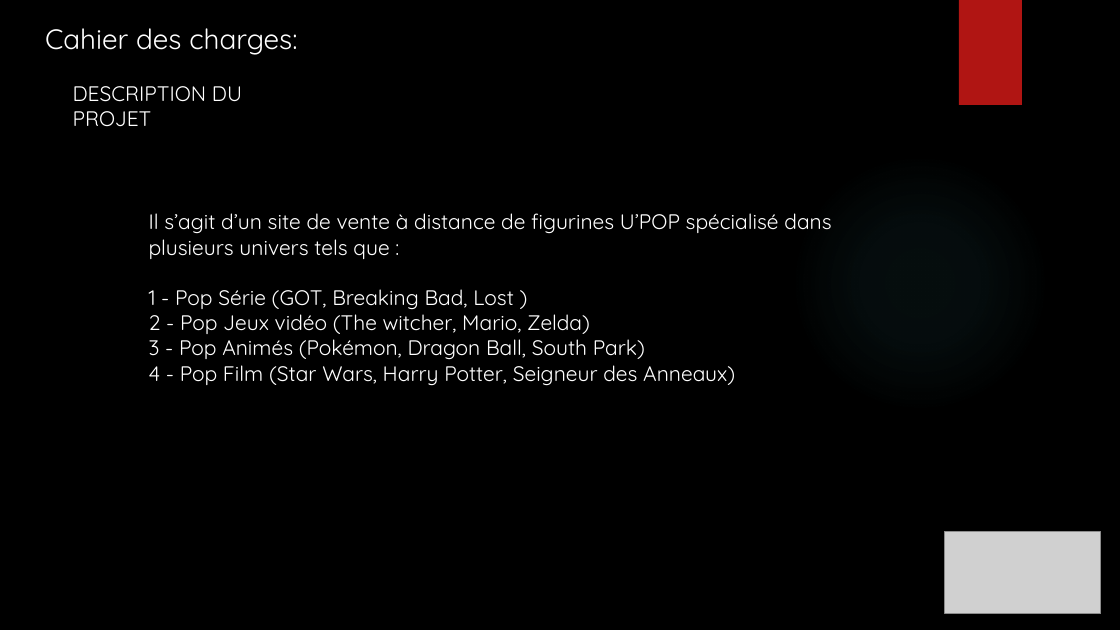
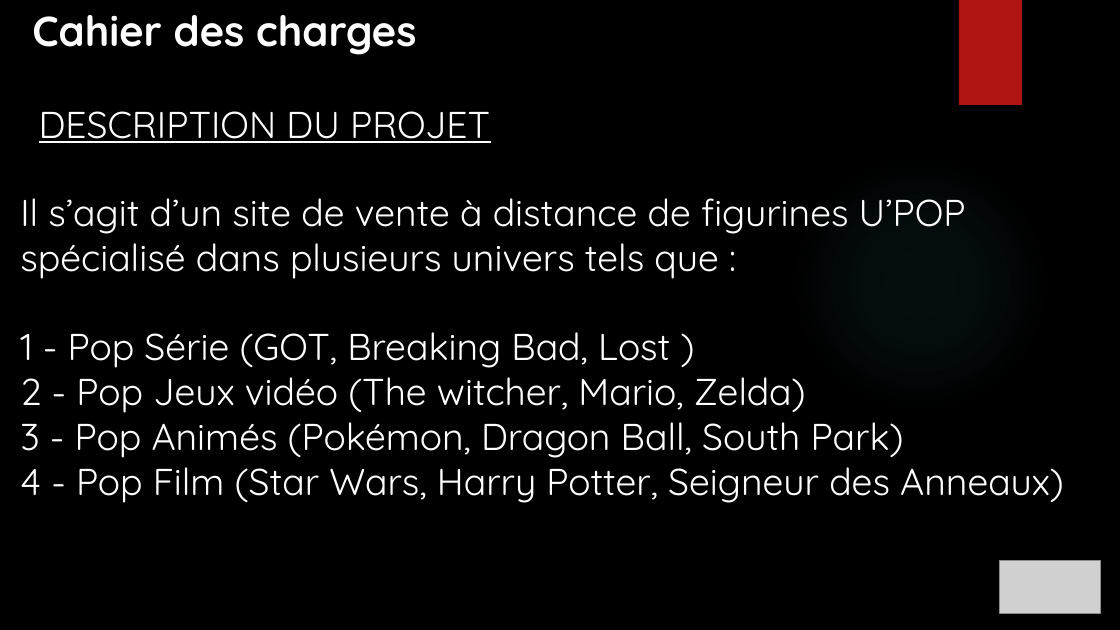
Before and after one commit to ChampemeDylan/UPOP, a slide deck: slide 3 of Présentation UPOP.pptx. Drawn at 1120x630 pixels with LibreOffice and Linux fonts; fonts in the diff are those of the drawing; grey boxes stand for pictures; background and template pictures are left out. Boxes give left, top, right and bottom in pixels: in the first picture for what was removed or moved away, otherwise in the second. Text is boxed around its words. In the diff, an @@ line names an element or a change of style, - is before the commit and + after.

```diff
--- a/Présentation UPOP.pptx
+++ b/Présentation UPOP.pptx
@@ text at (32, 15, 416, 55): text changed; size 24 to 36 pt; bold on @@
-Cahier des charges:
+Cahier des charges
@@ text "DESCRIPTION DU PROJET": place and size @@
-text "DESCRIPTION DU PROJET" at (73, 86, 242, 127)
+text "DESCRIPTION DU PROJET" at (39, 111, 490, 143)
@@ text "DESCRIPTION DU PROJET" at (39, 111, 490, 143): size 18 to 32 pt, underline on @@
@@ text "Il s’agit d’un site de ...": place and size @@
-text "Il s’agit d’un site de ..." at (149, 213, 831, 386)
+text "Il s’agit d’un site de ..." at (20, 198, 1064, 503)
@@ text "Il s’agit d’un site de ..." at (20, 198, 1064, 503): size 18 to 32 pt @@
@@ picture: place and size @@
-picture at (945, 532, 1102, 614)
+picture at (1000, 560, 1101, 613)
```
Also in this commit, not shown: 13 other slides changed, 14 slides added, 5 slides removed, 1 other file.
